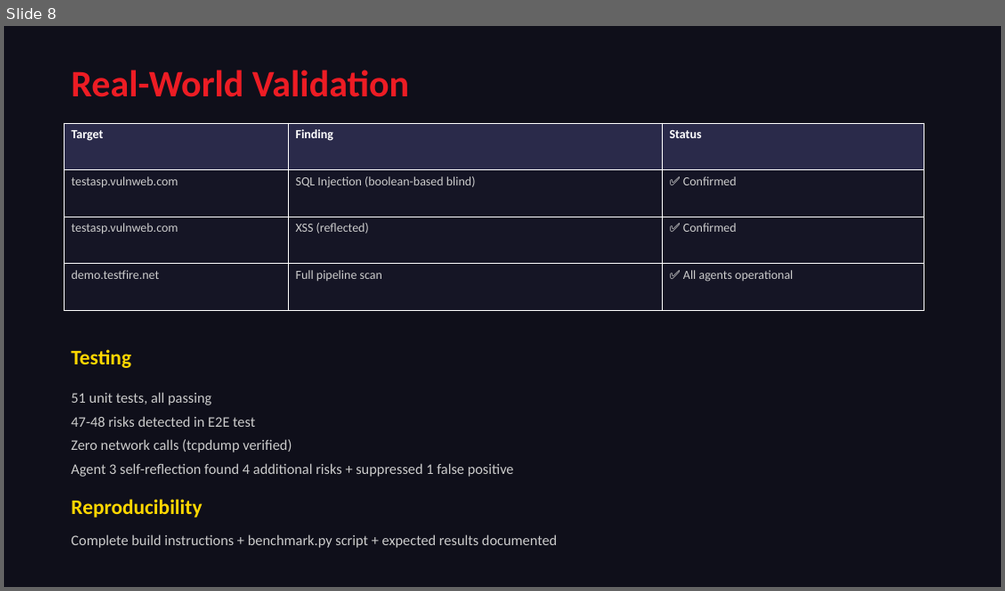
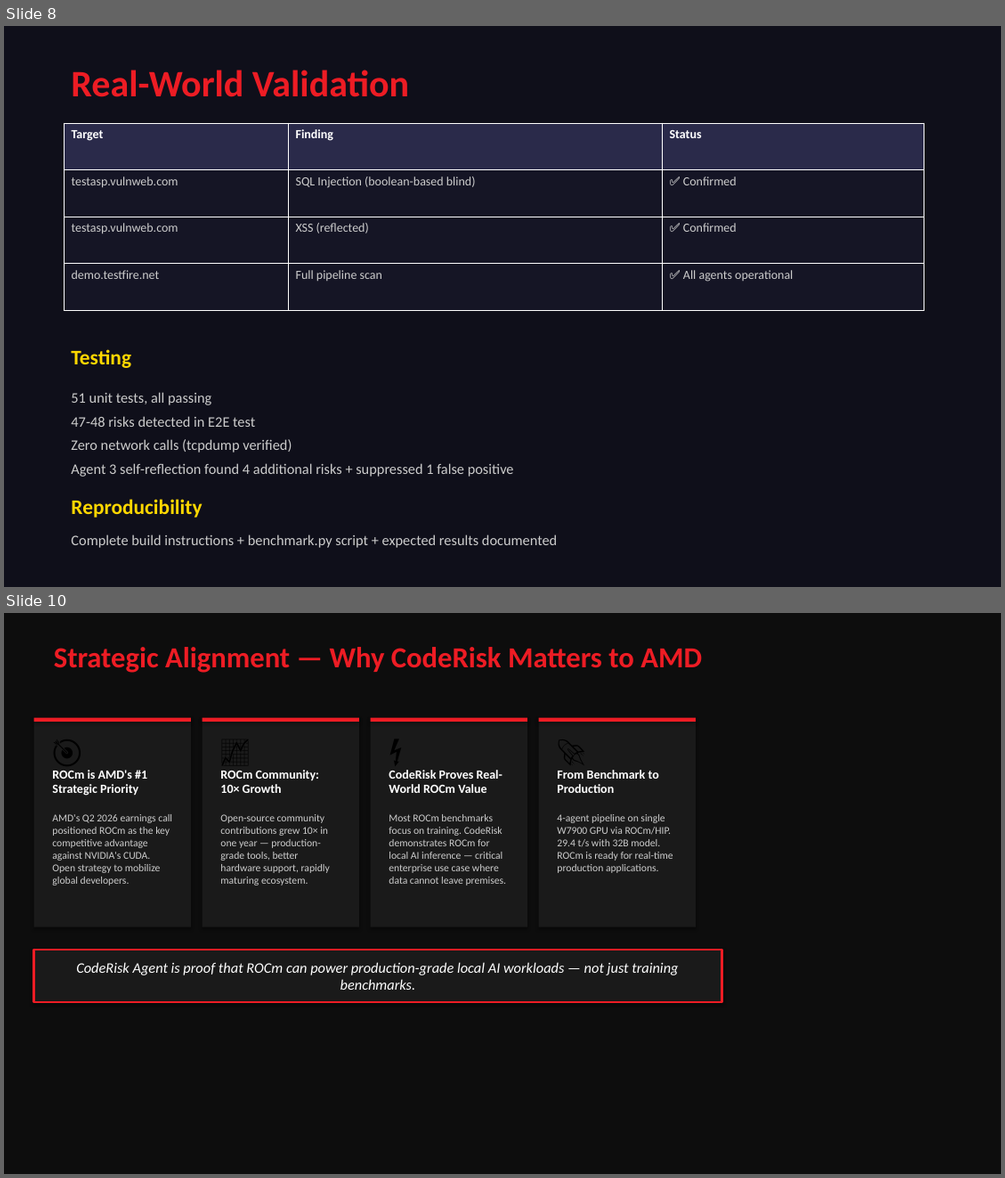
Before and after one commit to a9320/Radeon-hackathon-2026-07, a slide deck: docs/CodeRisk_Agent_Presentation.pptx. Shown one above the other, each under a label of ours: slide 8 before the commit, slides 8 and 10 after it; the slides between them are not shown. The pictures are 1005x591 and 1005x1178 pixels, drawn with LibreOffice and Linux fonts; fonts in the diff are those of the drawing. Boxes give left, top, right and bottom in pixels: in the first picture for what was removed or moved away, otherwise in the second. Text is boxed around its words. In the diff, an @@ line names an element or a change of style, - is before the commit and + after.

Commit message:
docs: update PPT - Strategic Alignment + ROCm Differentiation + fix data
- New page 2: Strategic Alignment (AMD ROCm strategy + 10x growth)
- New page 10: ROCm Differentiation (open-source, cost, no lock-in)
- Fixed: 105→29.4, 15.4→4.3, 628→264.8 across all slides
- Total: 9 → 11 pages

```diff
--- a/docs/CodeRisk_Agent_Presentation.pptx
+++ b/docs/CodeRisk_Agent_Presentation.pptx
@@ slide 10 added at (4,613,1001,1174), background #0D0D0D @@
@@ text added at (54,647,702,673), 28 pt, text #ED1C24, bold @@
+Strategic Alignment — Why CodeRisk Matters to AMD
@@ rectangle added at (34,718,191,927), fill #1A1A1A @@
@@ rectangle added at (34,718,191,722), fill #ED1C24 @@
@@ rectangle added at (202,718,359,927), fill #1A1A1A @@
@@ rectangle added at (202,718,359,722), fill #ED1C24 @@
@@ rectangle added at (371,718,527,927), fill #1A1A1A @@
@@ rectangle added at (371,718,527,722), fill #ED1C24 @@
@@ rectangle added at (539,718,696,927), fill #1A1A1A @@
@@ rectangle added at (539,718,696,722), fill #ED1C24 @@
@@ text added at (45,729,179,766), 28 pt, text #000000 @@
+🎯
@@ text added at (213,729,348,766), 28 pt, text #000000 @@
+📈
@@ text added at (381,729,517,766), 28 pt, text #000000 @@
+⚡
@@ text added at (550,729,685,766), 28 pt, text #000000 @@
+🚀
@@ text added at (52,770,147,795), 12 pt, text #FFFFFF, bold @@
+ROCm is AMD's #1 Strategic Priority
@@ text added at (220,770,319,793), 12 pt, text #FFFFFF, bold @@
+ROCm Community: 10× Growth
@@ text added at (388,770,502,793), 12 pt, text #FFFFFF, bold @@
+CodeRisk Proves Real-World ROCm Value
@@ text added at (557,770,659,793), 12 pt, text #FFFFFF, bold @@
+From Benchmark to Production
@@ text added at (52,814,172,885), 10 pt, text #CCCCCC @@
+AMD's Q2 2026 earnings call positioned ROCm as the key competitive advantage against NVIDIA's CUDA. Open strategy to mobilize global developers.
@@ text added at (220,814,330,885), 10 pt, text #CCCCCC @@
+Open-source community contributions grew 10× in one year — production-grade tools, better hardware support, rapidly maturing ecosystem.
@@ text added at (388,814,507,885), 10 pt, text #CCCCCC @@
+Most ROCm benchmarks focus on training. CodeRisk demonstrates ROCm for local AI inference — critical enterprise use case where data cannot leave premises.
@@ text added at (557,814,673,873), 10 pt, text #CCCCCC @@
+4-agent pipeline on single W7900 GPU via ROCm/HIP. 29.4 t/s with 32B model. ROCm is ready for real-time production applications.
@@ rectangle added at (34,949,722,1002), fill #1A1A1A, outline #ED1C24 2 pt, 14 pt, text #FFFFFF, italic @@
+CodeRisk Agent is proof that ROCm can power production-grade local AI workloads — not just training benchmarks.
```
Also in this commit, not shown: 2 slides changed, 1 other slide added.
